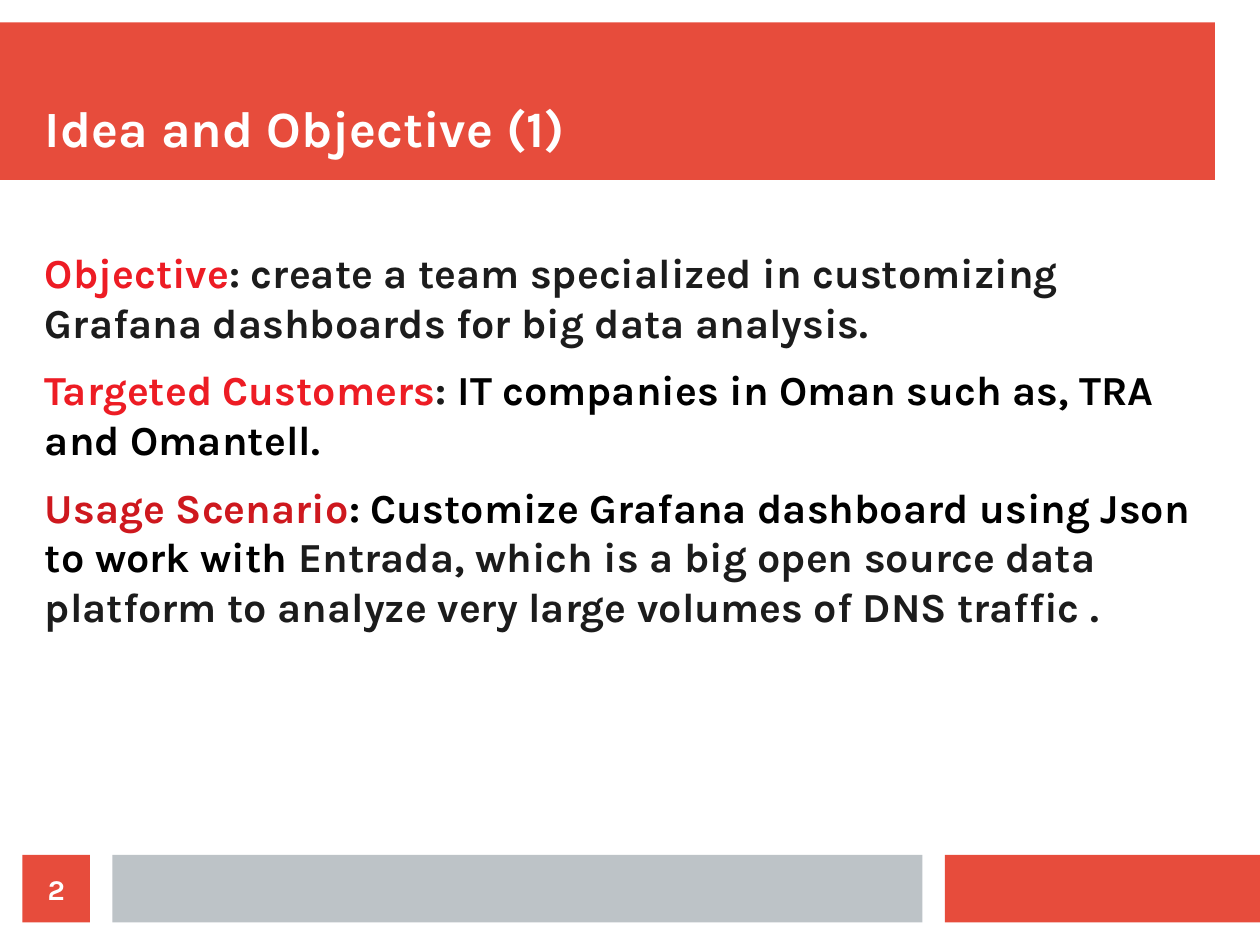
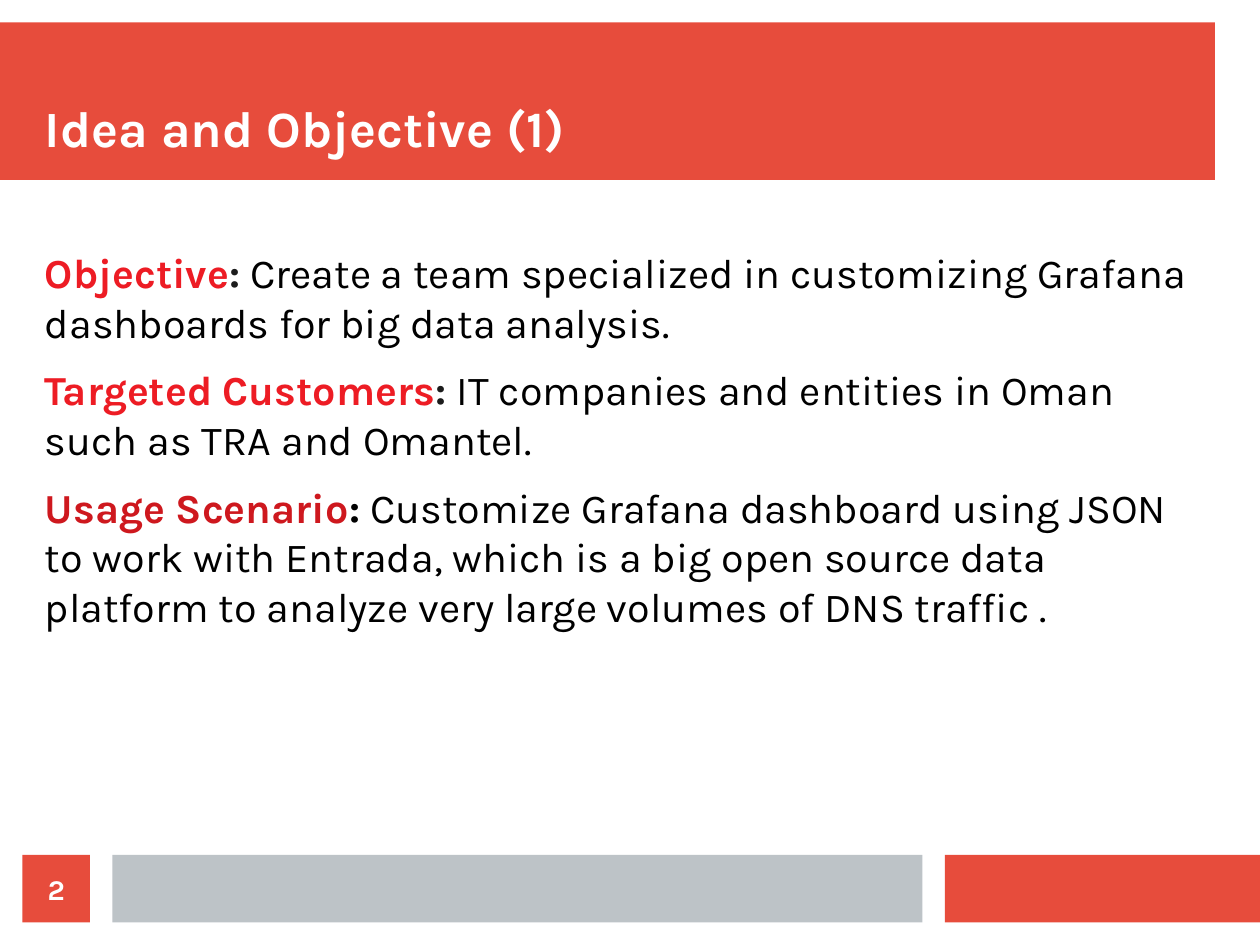
Before and after one commit to Aliii98/osoc19, a slide deck: slide 2 of OSOC-proposal-bigdata.odp. Drawn at 1260x945 pixels with LibreOffice and Linux fonts; fonts in the diff are those of the drawing. Boxes give left, top, right and bottom in pixels: in the first picture for what was removed or moved away, otherwise in the second. Text is boxed around its words. In the diff, an @@ line names an element or a change of style, - is before the commit and + after.

```diff
--- a/OSOC-proposal-bigdata.odp
+++ b/OSOC-proposal-bigdata.odp
@@ text at (45, 258, 1186, 632): text changed; text colour #1C1C1C to #000000; bold off @@
-Objective: create a team specialized in customizing Grafana dashboards for big data analysis.
-Targeted Customers: IT companies in Oman such as, TRA and Omantell.
-Usage Scenario: Customize Grafana dashboard using Json to work with Entrada, which is a big open source data platform to analyze very large volumes of DNS traffic .
+Objective: Create a team specialized in customizing Grafana dashboards for big data analysis.
+Targeted Customers: IT companies and entities in Oman such as TRA and Omantel.
+Usage Scenario: Customize Grafana dashboard using JSON to work with Entrada, which is a big open source data platform to analyze very large volumes of DNS traffic .
```
Also in this commit, not shown: 4 other slides changed, 1 slide added, 1 slide removed.
